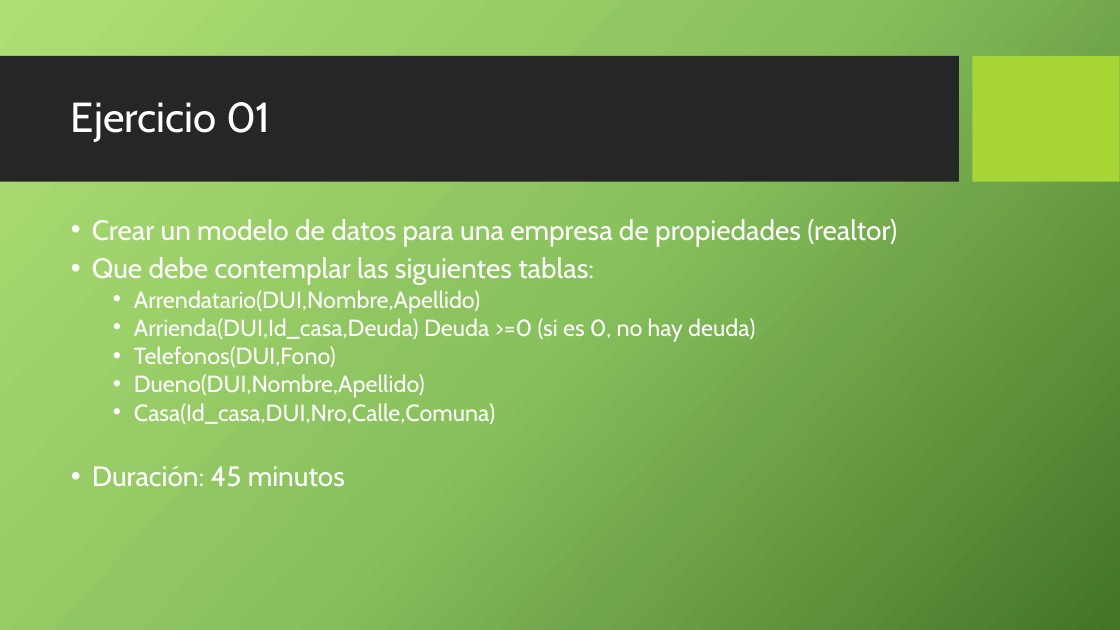
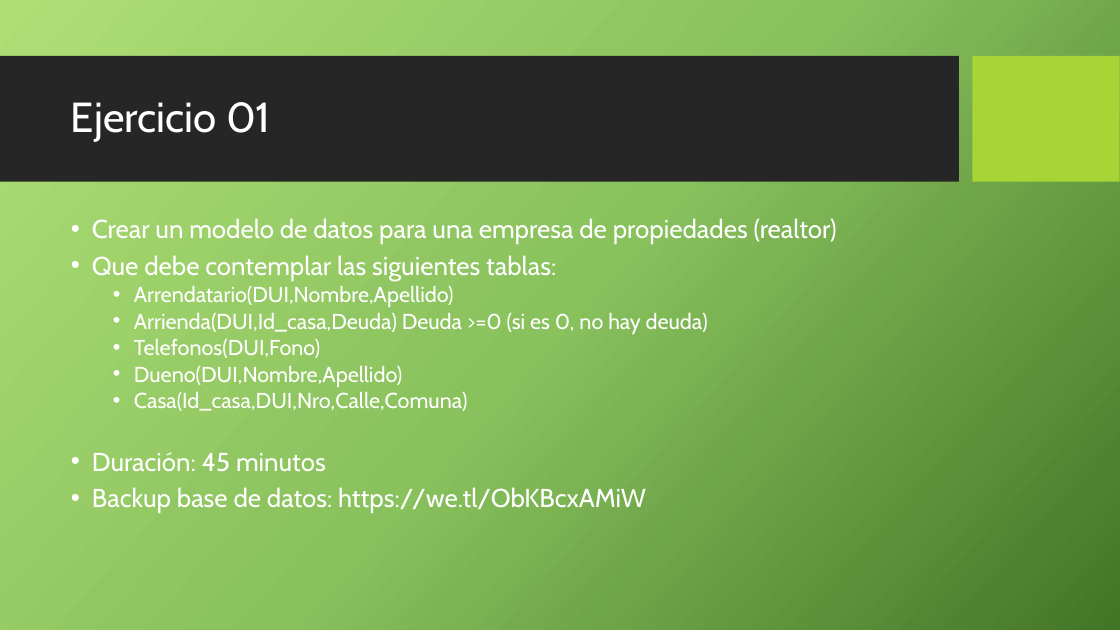
Before and after one commit to quesadaao/curso-sql-server-principiantes, a slide deck: slide 71 of presentaciones/01.pptx (slide 75 before the commit). Drawn at 1120x630 pixels with LibreOffice and Linux fonts; fonts in the diff are those of the drawing; background and template pictures are left out. Boxes give left, top, right and bottom in pixels: in the first picture for what was removed or moved away, otherwise in the second. Text is boxed around its words. In the diff, an @@ line names an element or a change of style, - is before the commit and + after.

```diff
--- a/presentaciones/01.pptx
+++ b/presentaciones/01.pptx
@@ text at (92,218,837,472): size 24 to 22.2 pt in "Crear un modelo de datos para una ...", "Que debe contemplar las siguientes tablas:", "Duración: 45 minutos"; size 20 to 18.5 pt in "Arrendatario(DUI,Nombre,Apellido)", "Arrienda(DUI,Id_casa,Deuda) Deuda >=0 (si es 0, no ...", "Telefonos(DUI,Fono)", "Dueno(DUI,Nombre,Apellido)" and 1 more places @@
@@ text at (92,487,646,513): paragraph added @@
+• Backup base de datos: https://we.tl/ObKBcxAMiW
```
Also in this commit, not shown: 1 other slide changed, 2 slides added, 4 slides removed, 1 other file.
